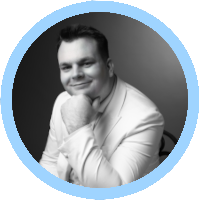
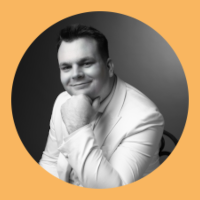
Comparing the layer stacks of the two w=200, h=200 images. Changes:
unmasked "Layer Group" over [0, 0, 200, 200]
hid "Blue outline", painted on it over [0, 0, 199, 200]
added layer "orange BG" in group "Layer Group" over [0, 0, 200, 200]
